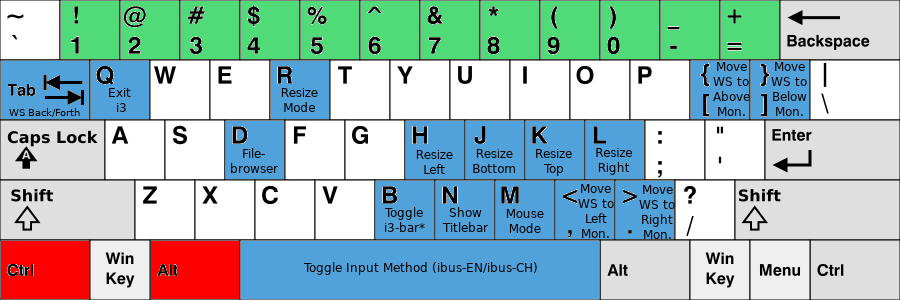
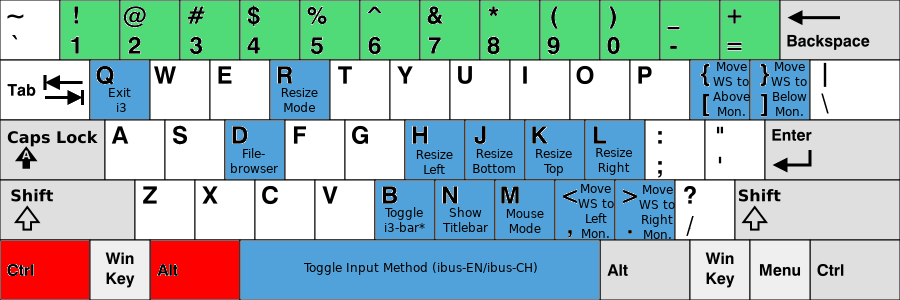
Before/after of a w=900, h=300 layered artwork. What changed in the layer stack:
removed layer "WS Back/Forth" over [9, 108, 80, 117]
painted on "KB_United_States-NoAltGr.svg" over [1, 61, 89, 119]
